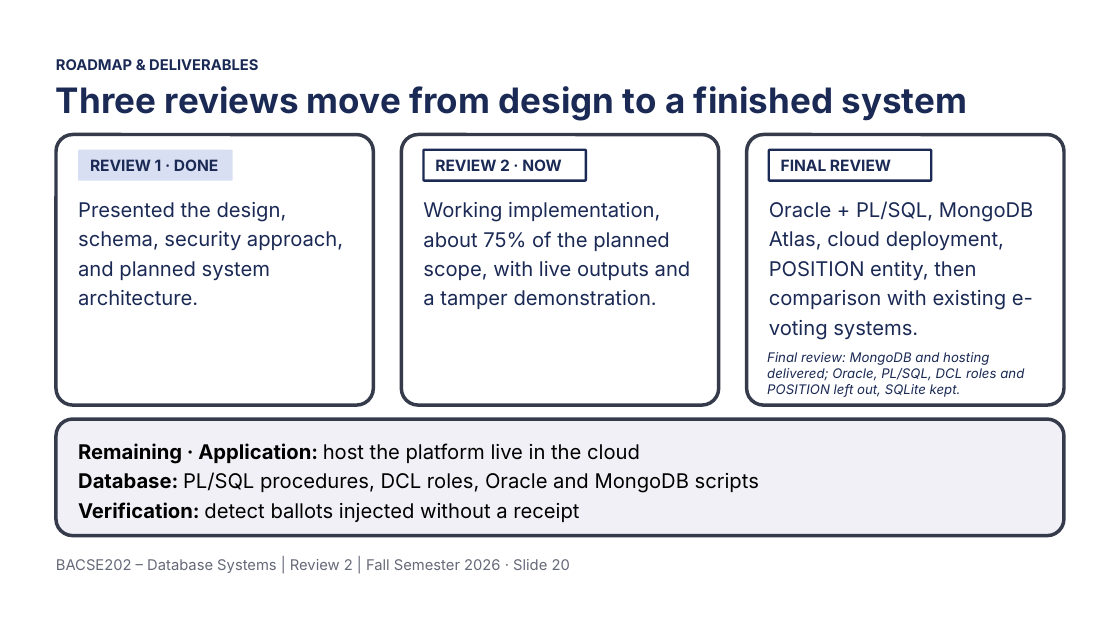
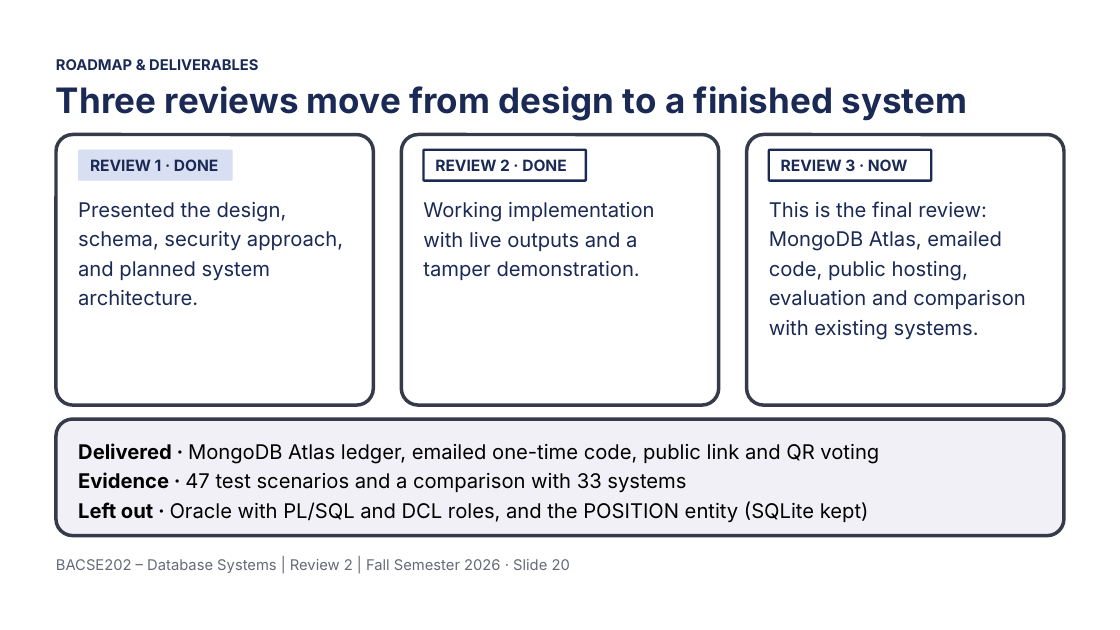
Before and after one commit to Tharakeshtj/polyvote-election-platform, a slide deck: slide 20 of docs/PolyVote_Review3_Final.pptx. Drawn at 1120x630 pixels with LibreOffice and Linux fonts; fonts in the diff are those of the drawing; background and template pictures are left out. Boxes give left, top, right and bottom in pixels: in the first picture for what was removed or moved away, otherwise in the second. Text is boxed around its words. In the diff, an @@ line names an element or a change of style, - is before the commit and + after.

```diff
--- a/docs/PolyVote_Review3_Final.pptx
+++ b/docs/PolyVote_Review3_Final.pptx
@@ text at [435,159,566,171]: text changed @@
-REVIEW 2 · NOW
+REVIEW 2 · DONE
@@ text at [781,159,908,171]: text changed @@
-FINAL REVIEW
+REVIEW 3 · NOW
@@ text at [423,202,654,280]: text changed @@
-Working implementation, about 75% of the planned scope, with live outputs and a tamper demonstration.
+Working implementation with live outputs and a tamper demonstration.
@@ text at [769,201,1025,339]: text changed @@
-Oracle + PL/SQL, MongoDB Atlas, cloud deployment, POSITION entity, then comparison with existing e-voting systems.
+This is the final review: MongoDB Atlas, emailed code, public hosting, evaluation and comparison with existing systems.
@@ text removed at [767,352,1024,397] @@
-Final review: MongoDB and hosting delivered; Oracle, PL/SQL, DCL roles and POSITION left out, SQLite kept.
@@ text at [78,443,879,523]: text changed @@
-Remaining · Application: host the platform live in the cloud
-Database: PL/SQL procedures, DCL roles, Oracle and MongoDB scripts
-Verification: detect ballots injected without a receipt
+Delivered · MongoDB Atlas ledger, emailed one-time code, public link and QR voting
+Evidence · 47 test scenarios and a comparison with 33 systems
+Left out · Oracle with PL/SQL and DCL roles, and the POSITION entity (SQLite kept)
```
Also in this commit, not shown: 2 other slides changed, 3 other files.
